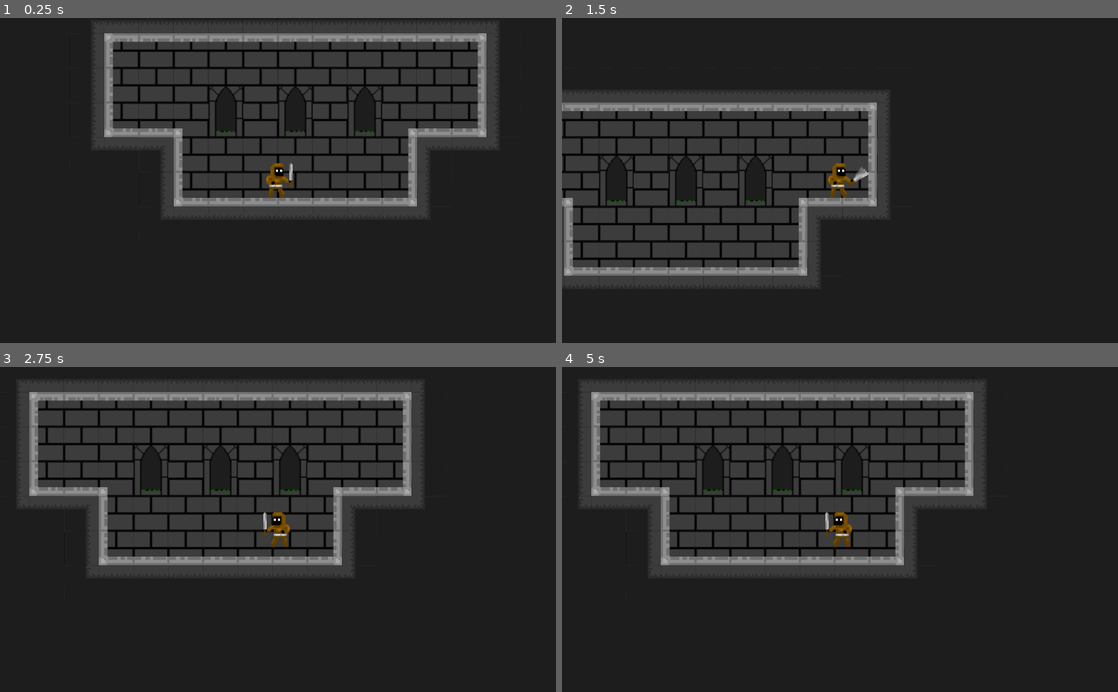
Above: before the commit, frames 1-4 (two rows, left to right).
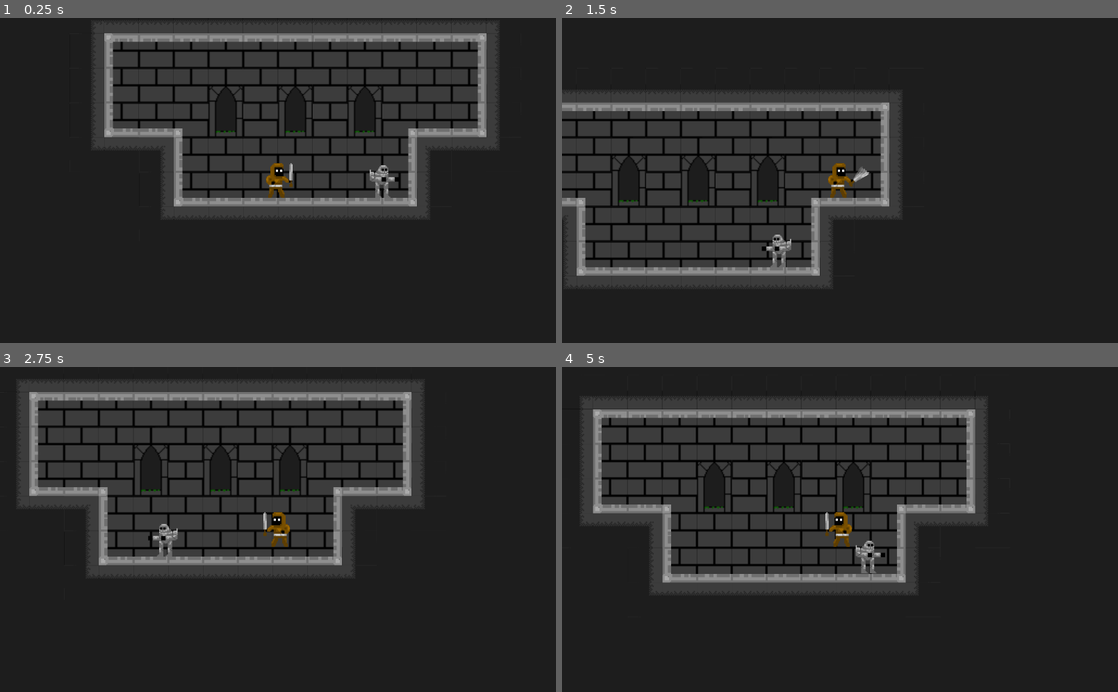
Above: after the commit, the same moments.

Repository: the-alex-g/Rouge_like
Game: Godot game, scene res://Main/Main.tscn
Same seed, same stepped clock (60 frames per second), same inputs: the game is played once before the commit and once after it.
Inputs:
- Up to frame 1 (0.25 s): no input
- Up to frame 2 (1.5 s): hold D (Right) from 0.53 s (still down); tap Space (Swing) at 0.6, 1.35 s; tap W (Jump) at 0.77 s
- Up to frame 3 (2.75 s): tap W (Jump) at 1.52 s; release D (Right) at 2.03 s; hold A (Left) from 2.03 s (still down); tap Space (Swing) at 2.1 s
- Up to frame 4 (5 s): release A (Left) at 2.78 s; hold D (Right) 2.78-4.28 s; tap Space (Swing) at 2.85, 3.6, 4.35 s; tap W (Jump) at 3.02, 3.77, 4.52 s; hold A (Left) from 4.28 s (still down)

The runs differ from the first frame. In frame 1, 0.2% of the frame differs, in the area x 66-72%, y 45-56%; in frame 2, 8.1%; in frame 3, 0.2%; in frame 4, 17%, in the area x 3-77%, y 4-71%.

Commit message:
Add enemy move around

Diff:
--- /dev/null
+++ b/Enemies/Enemy.gd
@@ -0,0 +1,31 @@
+extends KinematicBody2D
+
+onready var left := $Left
+onready var right := $Right
+onready var animation := $AnimationPlayer
+onready var sprite := $Sprite
+var go_left := false
+var speed := 100.0
+
+func _ready():
+	var start_dir = randi()%2
+	if start_dir == 0:
+		go_left = false
+	else:
+		go_left = true
+
+func _physics_process(_delta):
+	var velocity := Vector2.ZERO
+	if is_on_wall():
+		go_left = not go_left
+	if not left.is_colliding():
+		go_left = false
+	if not right.is_colliding():
+		go_left = true
+	if go_left:
+		velocity.x -= 1
+		sprite.scale.x = -1
+	elif not go_left:
+		velocity.x += 1
+		sprite.scale.x = 1
+	var _error = move_and_slide(velocity*speed)
--- a/Enemies/Enemy.tscn
+++ b/Enemies/Enemy.tscn
@@ -1,6 +1,7 @@
-[gd_scene load_steps=4 format=2]
+[gd_scene load_steps=5 format=2]
 
 [ext_resource path="res://Art/Guard.png" type="Texture" id=1]
+[ext_resource path="res://Enemies/Enemy.gd" type="Script" id=2]
 
 [sub_resource type="RectangleShape2D" id=1]
 extents = Vector2( 8.14394, 15.8102 )
@@ -21,7 +22,8 @@
 "values": [ 1, 2, 1, 0 ]
 }
 
-[node name="KinematicBody2D" type="KinematicBody2D"]
+[node name="Enemy" type="KinematicBody2D"]
+script = ExtResource( 2 )
 
 [node name="CollisionShape2D" type="CollisionShape2D" parent="."]
 shape = SubResource( 1 )
@@ -30,11 +32,15 @@
 texture = ExtResource( 1 )
 vframes = 2
 hframes = 2
-frame = 2
+frame = 1
 
-[node name="RayCast2D" type="RayCast2D" parent="."]
+[node name="Left" type="RayCast2D" parent="."]
+position = Vector2( -9, 0 )
+enabled = true
 
-[node name="RayCast2D2" type="RayCast2D" parent="."]
+[node name="Right" type="RayCast2D" parent="."]
+position = Vector2( 7, 0 )
+enabled = true
 
 [node name="AnimationPlayer" type="AnimationPlayer" parent="."]
 anims/Walk = SubResource( 2 )
--- a/Main/Main.tscn
+++ b/Main/Main.tscn
@@ -1,8 +1,9 @@
-[gd_scene load_steps=26 format=2]
+[gd_scene load_steps=27 format=2]
 
 [ext_resource path="res://Art/Tiles/Tiles.png" type="Texture" id=1]
 [ext_resource path="res://Player/Player.tscn" type="PackedScene" id=2]
 [ext_resource path="res://Art/Tiles/Background Tiles.png" type="Texture" id=3]
+[ext_resource path="res://Enemies/Enemy.tscn" type="PackedScene" id=4]
 
 [sub_resource type="ConvexPolygonShape2D" id=1]
 points = PoolVector2Array( 0, 0, 8, 0, 8, 32, 0, 32 )
@@ -714,3 +715,6 @@
 cell_size = Vector2( 32, 32 )
 format = 1
 tile_data = PoolIntArray( -262150, 4, 0, -262149, 7, 0, -262148, 7, 0, -262147, 7, 0, -262146, 7, 0, -262145, 7, 0, -32 …(1031 unchanged characters)…
+
+[node name="Enemy" parent="." instance=ExtResource( 4 )]
+position = Vector2( 72.3988, 7.85724 )
